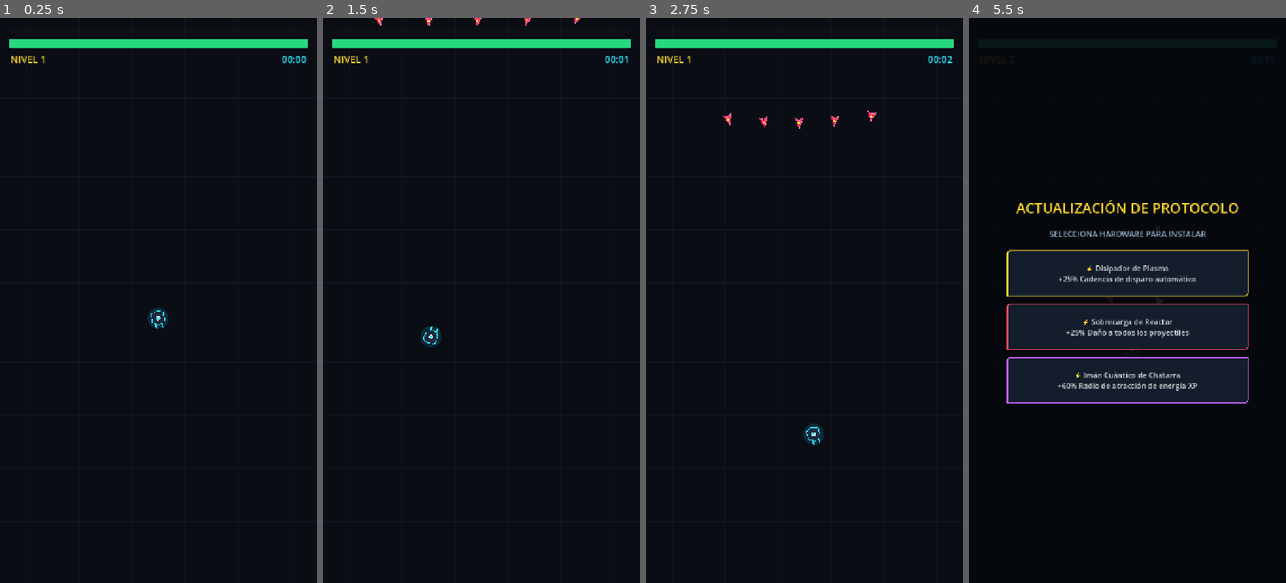
Above: before the commit, frames 1-4 (left to right).
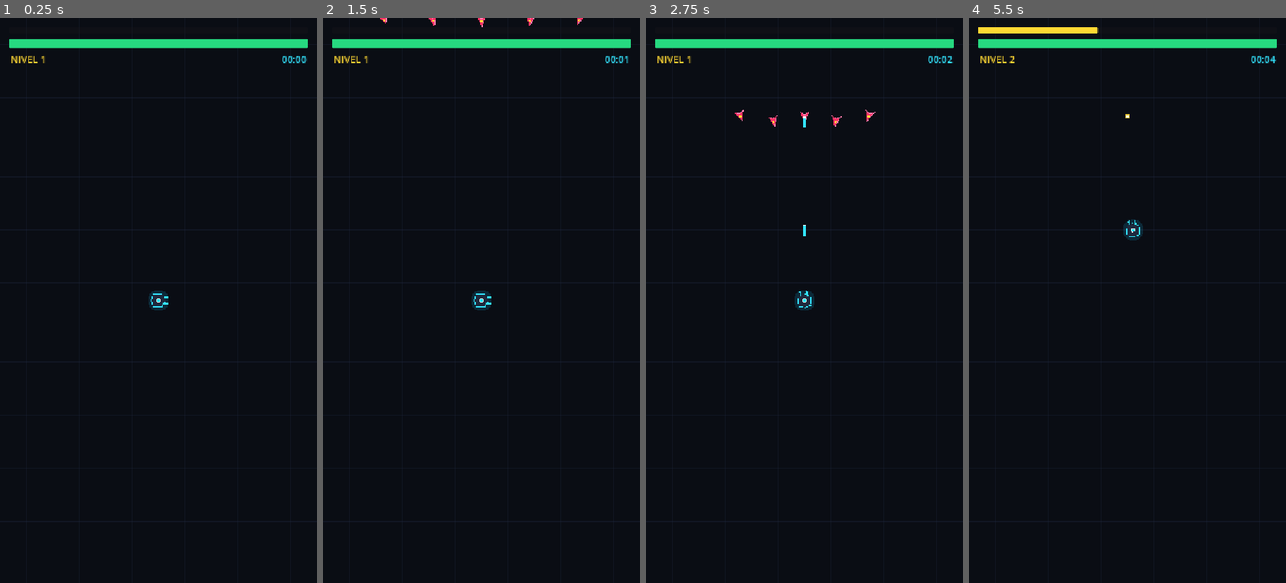
Above: after the commit, the same moments.

Repository: jonathanduranr/mecha-protocol
Game: Godot game, scene res://scenes/main.tscn
Two runs of this game, one before a commit and one after it. Both use one fixed random seed, a clock stepped at 60 frames per second and the inputs below.
Inputs (mouse positions are in pixels of both pictures, inside the frame that each line leads up to):
- Up to frame 1 (0.25 s): no input
- Up to frame 2 (1.5 s): no input
- Up to frame 3 (2.75 s): no input
- Up to frame 4 (5.5 s): click (1127, 272) at 4.25 s, where only the run after the commit has a clickable "⚡ Disipador de Plasma +25% Ca…"

The runs differ from the first frame. In frame 1, 0.4% of the frame differs, in the area x 46-54%, y 48-55%; in frame 2, 0.5%; in frame 3, 0.6%; in frame 4, 6.6%, in the area x 2-98%, y 1-90%.

Commit message:
fix: mecha returns to tactical center when cleared of threats

Diff:
--- a/scripts/mecha.gd
+++ b/scripts/mecha.gd
@@ -130,12 +130,24 @@
 			var weight_b: float = (1.0 - (dist_b / 130.0)) * 3.0
 			avoidance_force += push_b * weight_b
 
+	# 2. Atracción hacia el Scrap/XP más cercano (si no hay peligro extremo)
 	if enemy_count_in_danger < 4:
 		var closest_scrap := get_closest_scrap()
 		if is_instance_valid(closest_scrap):
 			scrap_force = (closest_scrap.global_position - global_position).normalized() * 1.8
 
+	# 3. Retorno instintivo al CENTRO TÁCTICO de la arena (cuando el camino está despejado)
 	var viewport_size := get_viewport_rect().size
+	var center := viewport_size * 0.5
+	var center_force := Vector2.ZERO
+	var dist_to_center := global_position.distance_to(center)
+
+	if dist_to_center > 80.0:
+		# Cuanto más lejos del centro esté, más deseo tiene de volver al corazón seguro de la arena
+		var center_weight: float = 1.0 if enemy_count_in_danger == 0 else 0.4
+		center_force = (center - global_position).normalized() * (dist_to_center / 350.0) * center_weight
+
+	# 4. Repulsión de bordes de la pantalla
 	var boundary_margin: float = 55.0
 
 	if global_position.x < boundary_margin:
@@ -152,11 +164,12 @@
 		var factor := (global_position.y - (viewport_size.y - boundary_margin)) / boundary_margin
 		boundary_force.y -= factor * 2.0
 
-	var total_vector: Vector2 = (avoidance_force * 1.8) + scrap_force + boundary_force
-
+	# Suma ponderada de fuerzas
+	var total_vector: Vector2 = (avoidance_force * 2.0) + scrap_force + boundary_force + (center_force * 1.4)
+
+	# Si no hay estímulos, vuelve directo al centro
 	if total_vector.length_squared() < 0.05:
-		var wander_angle := sin(Time.get_ticks_msec() * 0.0015) * PI
-		total_vector = Vector2.UP.rotated(wander_angle) * 0.5
+		total_vector = (center - global_position).normalized() * 0.6
 
 	return total_vector.normalized()
 
Not shown, changed: builds/web/index.html
Not shown, changed: builds/web/index.pck
